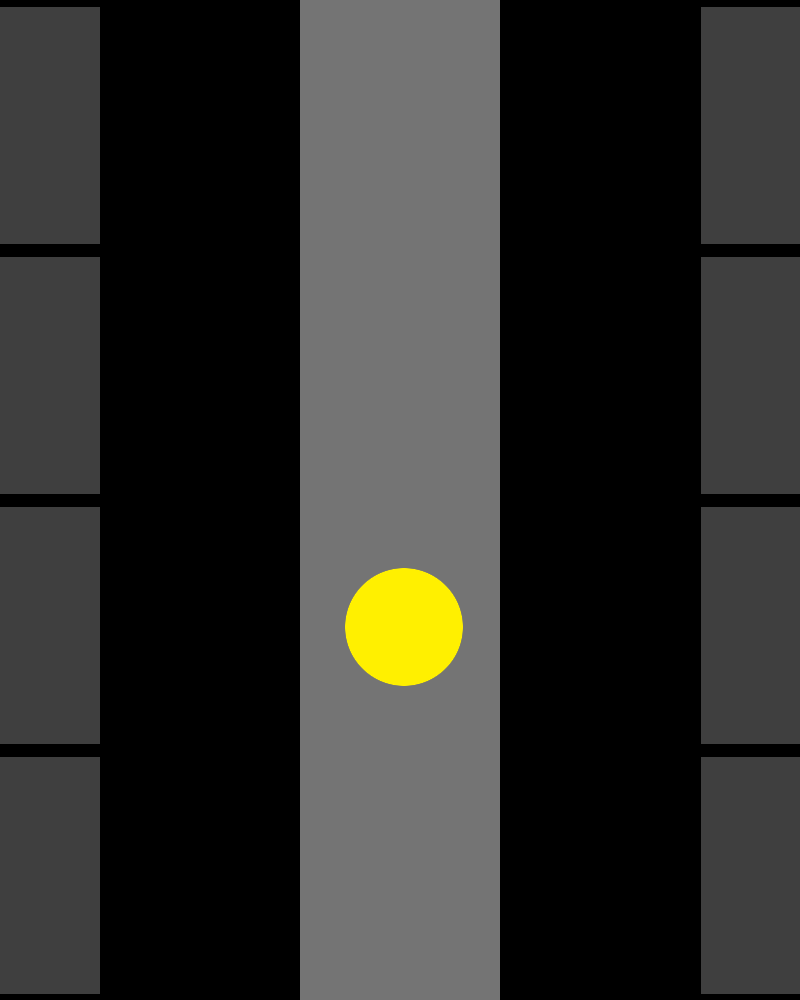
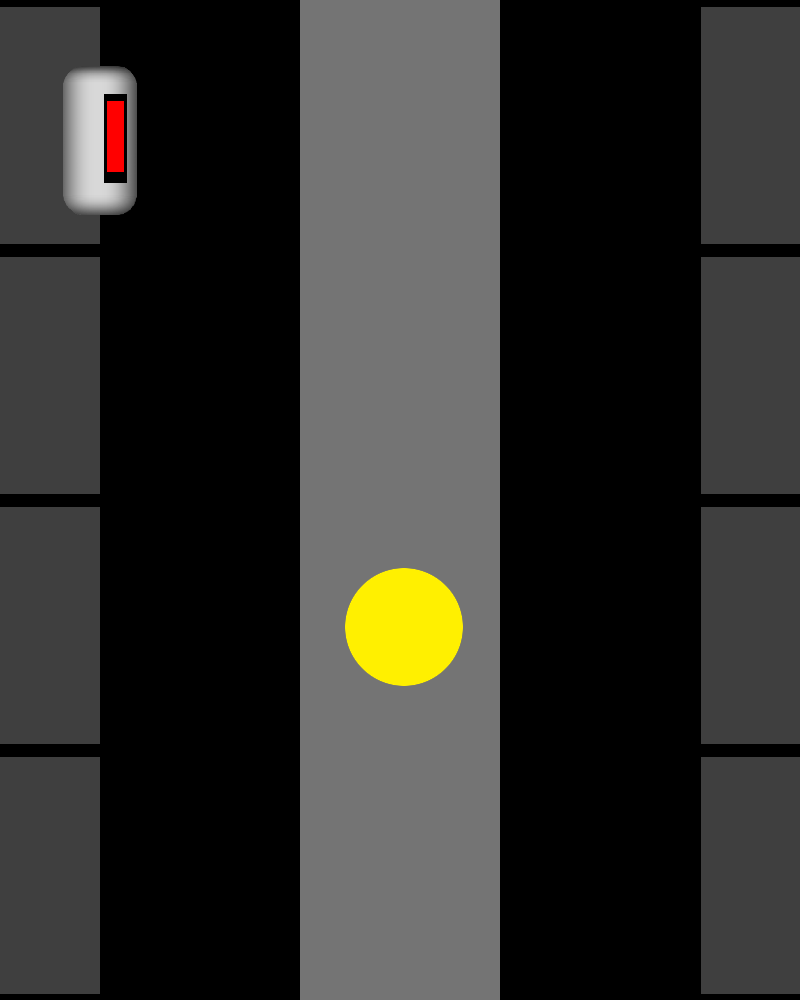
Layered file, before and after one edit (w=800, h=1000). Changes by layer:
added layer "Enemy" above "Player_Placeholder" over box(63, 66, 137, 215)
